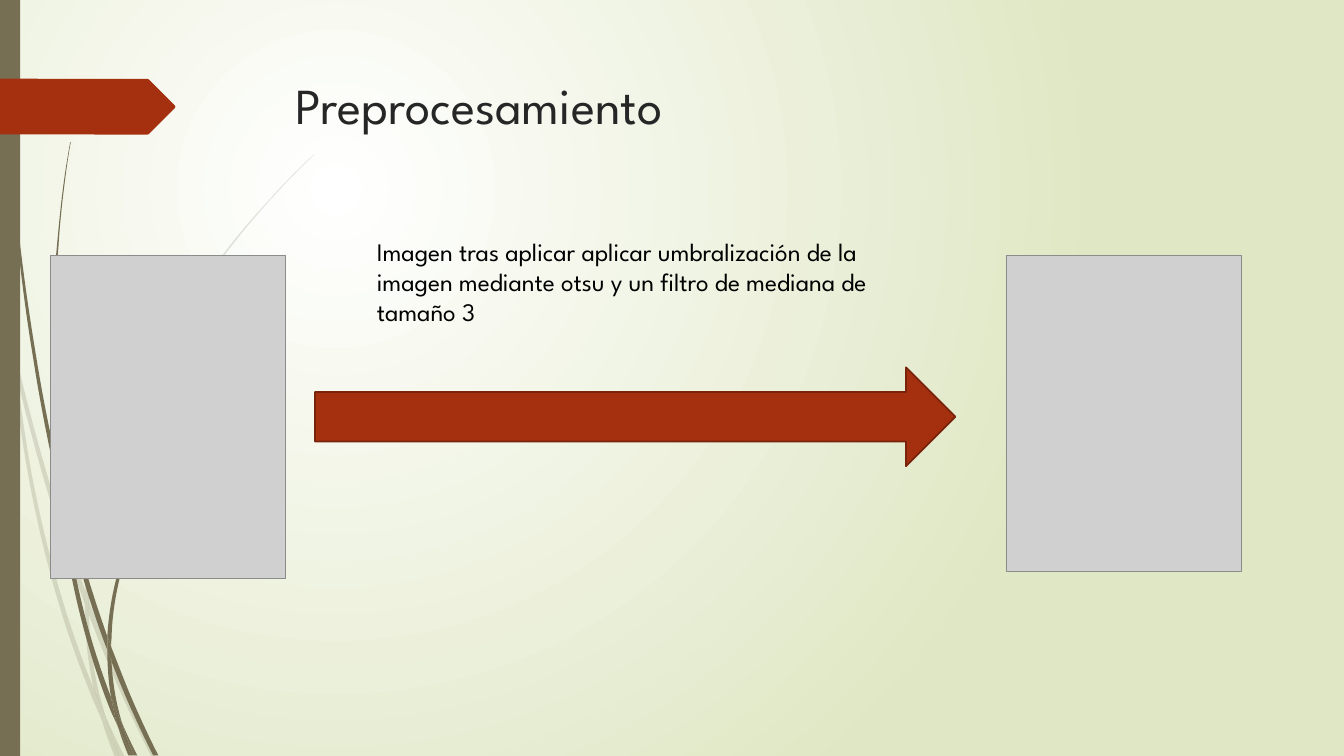
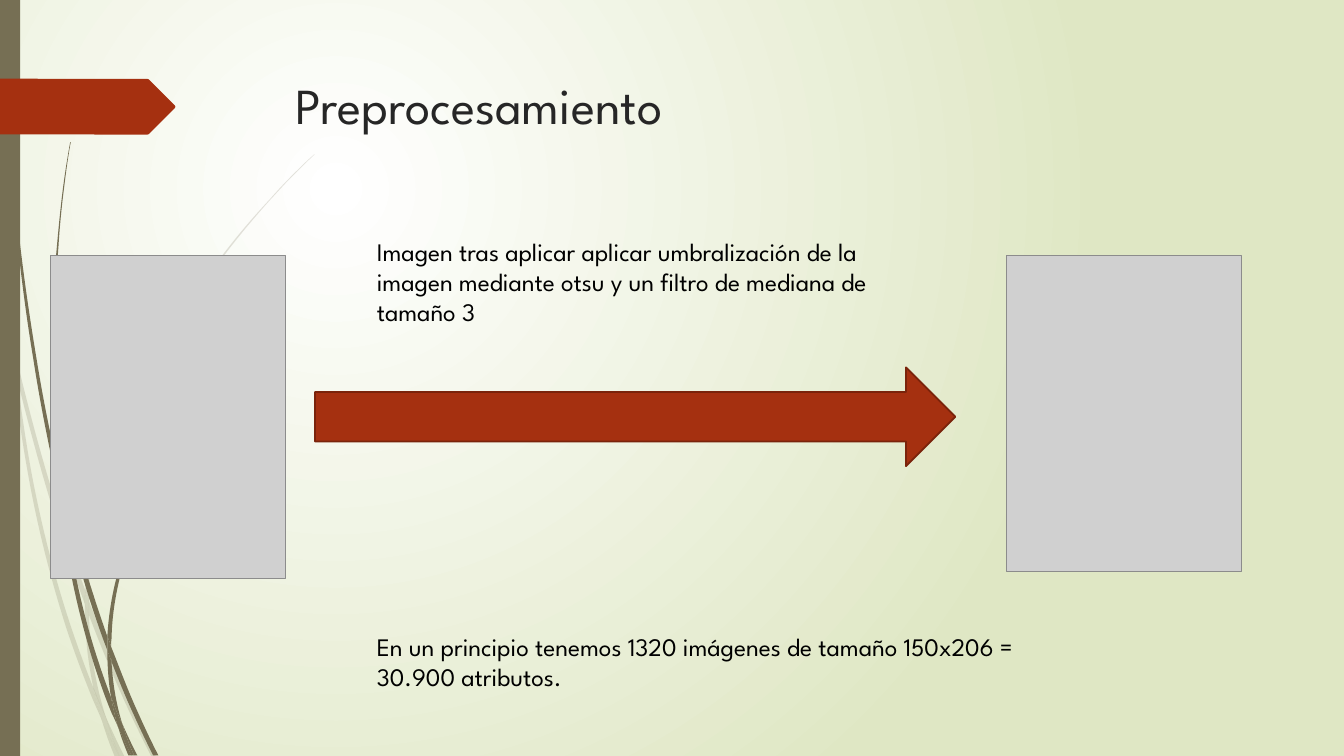
Before and after one commit to Emilio-Samuel/adivino, a slide deck: slide 4 of Proyecto Alfabeto.pptx. Drawn at 1344x756 pixels with LibreOffice and Linux fonts; fonts in the diff are those of the drawing; grey boxes stand for pictures. Boxes give left, top, right and bottom in pixels: in the first picture for what was removed or moved away, otherwise in the second. Text is boxed around its words. In the diff, an @@ line names an element or a change of style, - is before the commit and + after.

```diff
--- a/Proyecto Alfabeto.pptx
+++ b/Proyecto Alfabeto.pptx
@@ text added at (x1=377, y1=638, x2=994, y2=687), 18 pt, text #000000 @@
+En un principio tenemos 1320 imágenes de tamaño 150x206 = 30.900 atributos.
```
Also in this commit, not shown: 9 other slides changed, 1 slide added, 2 other files.
